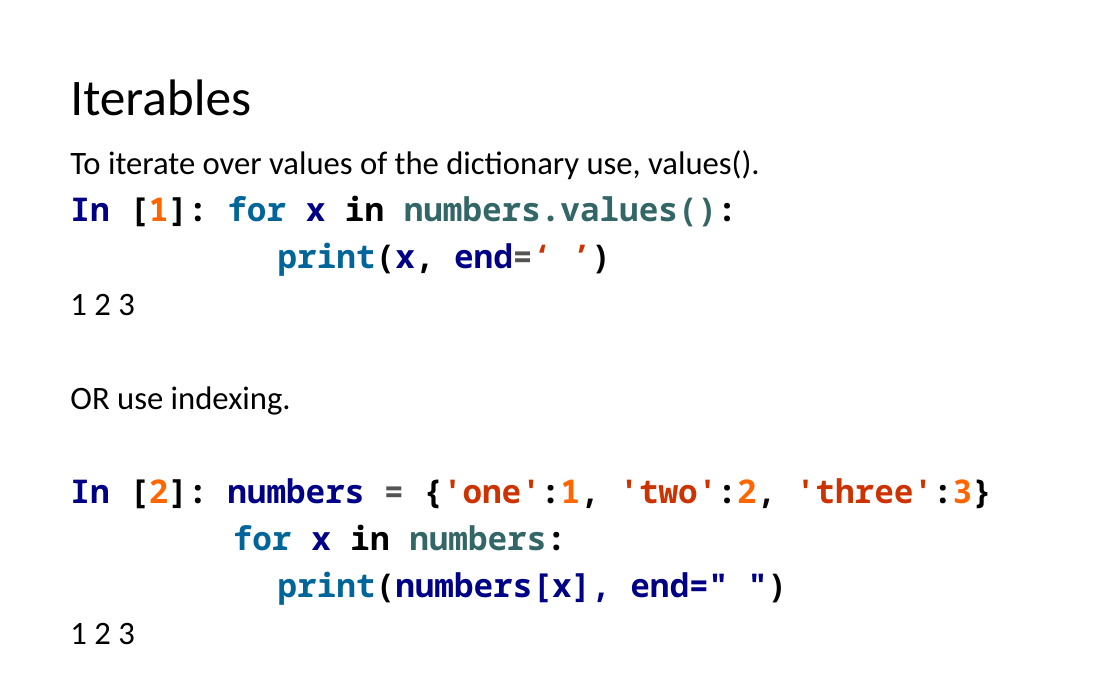
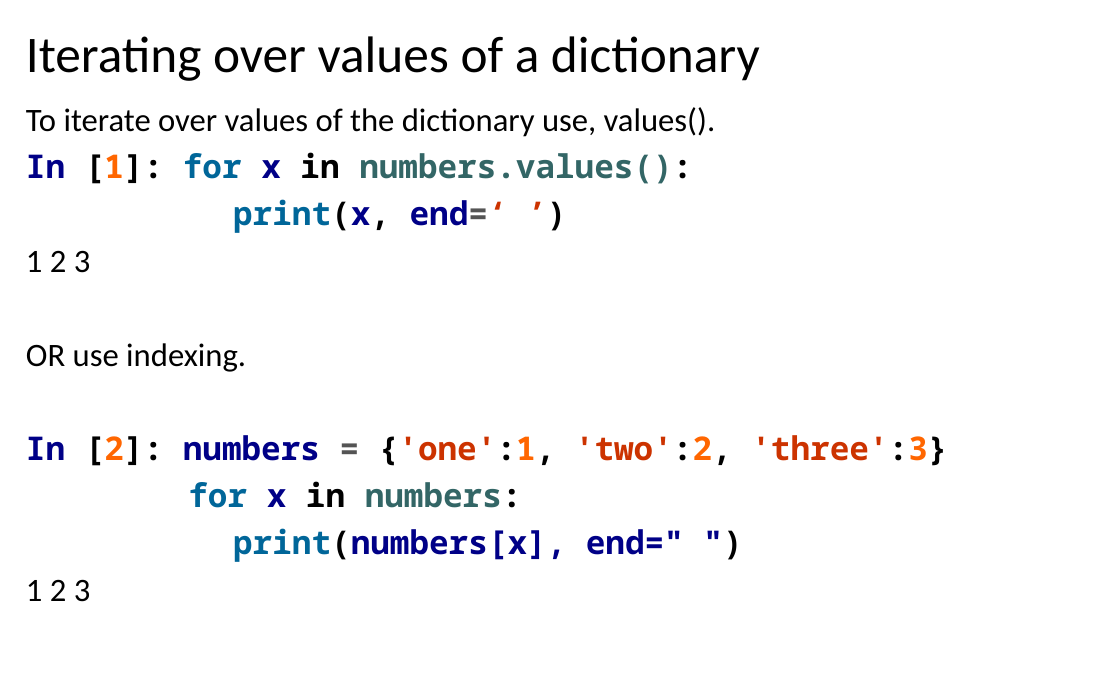
Before and after one commit to LongBaoNguyen/longbaonguyen.github.io, a slide deck: slide 24 of courses/apcsp/lect9.pptx (slide 26 before the commit). Drawn at 1120x700 pixels with LibreOffice and Linux fonts; fonts in the diff are those of the drawing. Boxes give left, top, right and bottom in pixels: in the first picture for what was removed or moved away, otherwise in the second. Text is boxed around its words. In the diff, an @@ line names an element or a change of style, - is before the commit and + after.

```diff
--- a/courses/apcsp/lect9.pptx
+++ b/courses/apcsp/lect9.pptx
@@ title at bbox=[26, 36, 760, 81]: text changed @@
-Iterables
+Iterating over values of a dictionary
@@ text "To iterate over values of ...": place and size @@
-text "To iterate over values of ..." at bbox=[70, 150, 992, 645]
+text "To iterate over values of ..." at bbox=[26, 107, 947, 602]
```
Also in this commit, not shown: 22 other slides changed, 2 slides removed, 5 other files.
